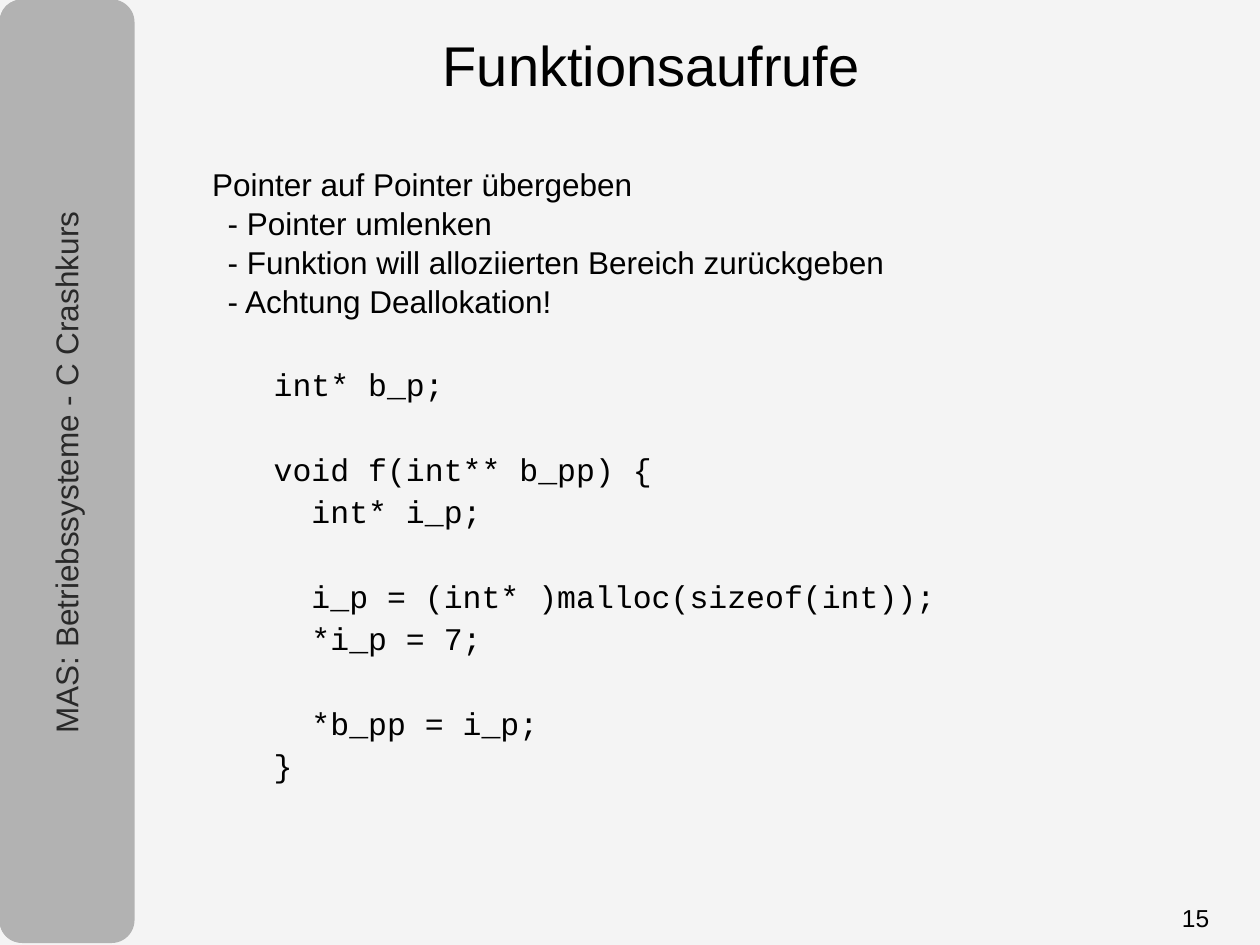
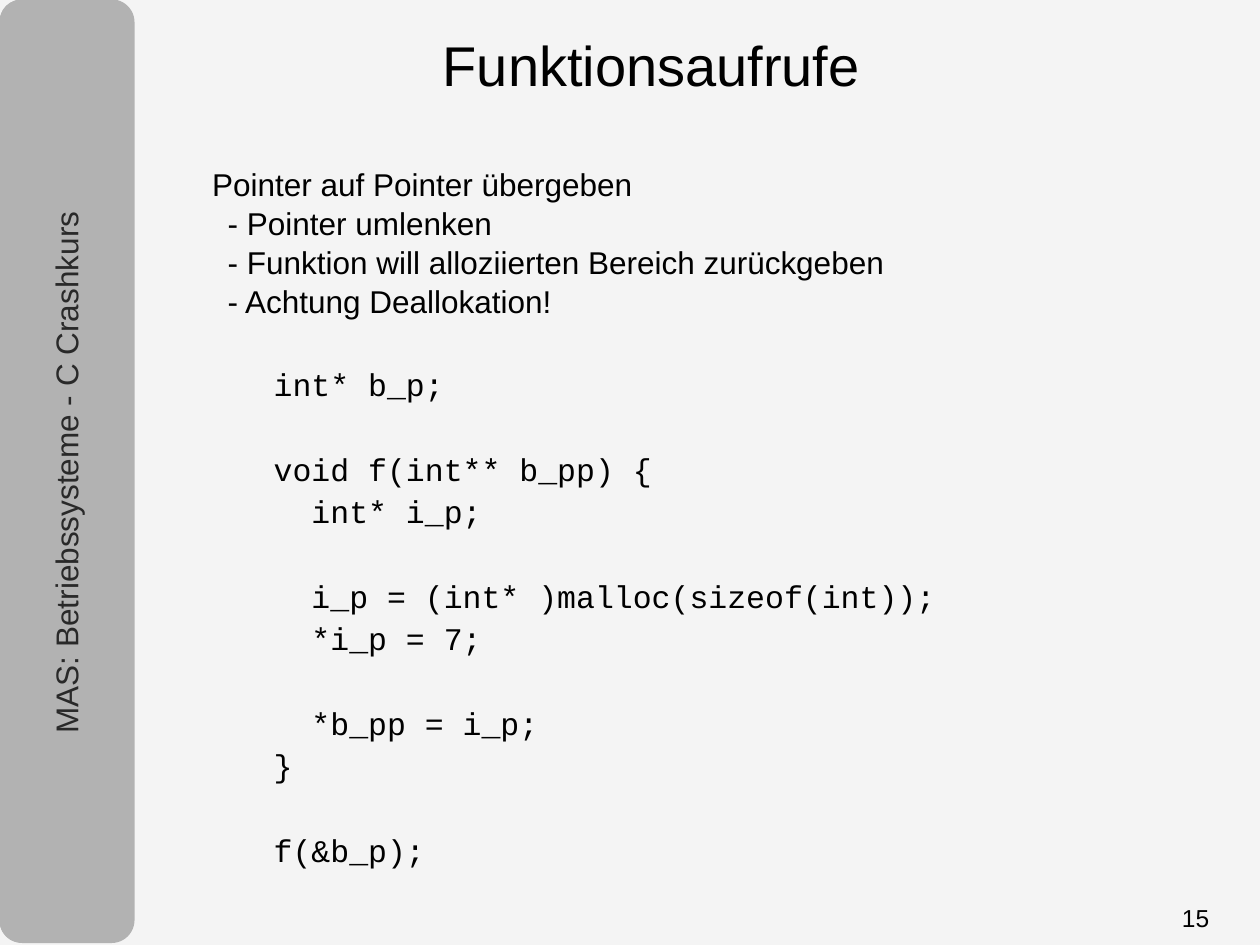
Before and after one commit to tpo/betriebssysteme, a slide deck: slide 15 of 05-1_C.odp. Drawn at 1260x945 pixels with LibreOffice and Linux fonts; fonts in the diff are those of the drawing. Boxes give left, top, right and bottom in pixels: in the first picture for what was removed or moved away, otherwise in the second. Text is boxed around its words. In the diff, an @@ line names an element or a change of style, - is before the commit and + after.

```diff
--- a/05-1_C.odp
+++ b/05-1_C.odp
@@ text at box(274, 839, 425, 869): paragraph added @@
+f(&b_p);
```
Also in this commit, not shown: 1 other slide changed, 2 other files.
